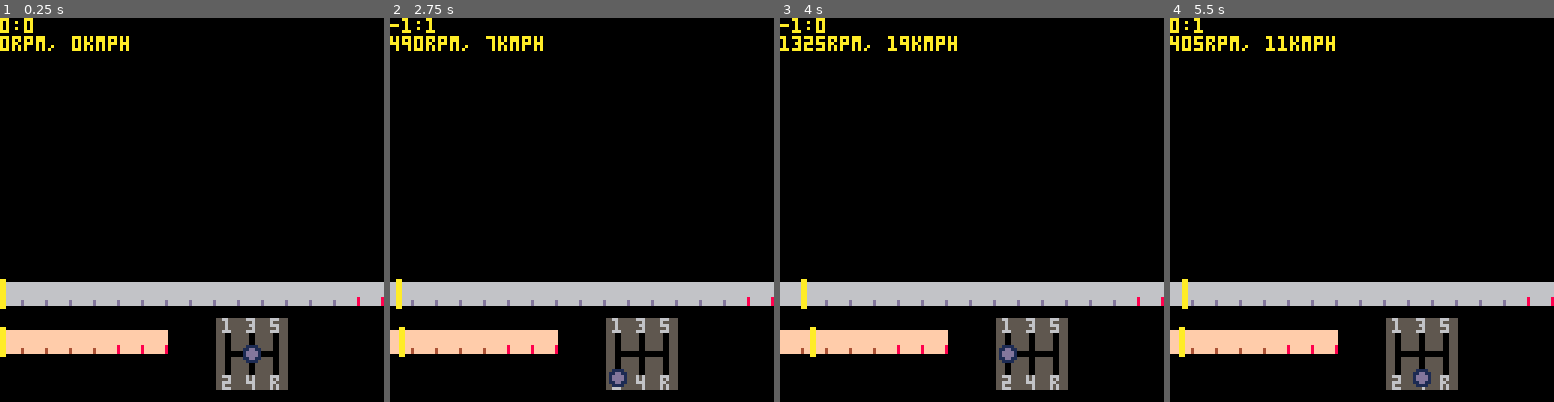
Above: before the commit, frames 1-4 (left to right).
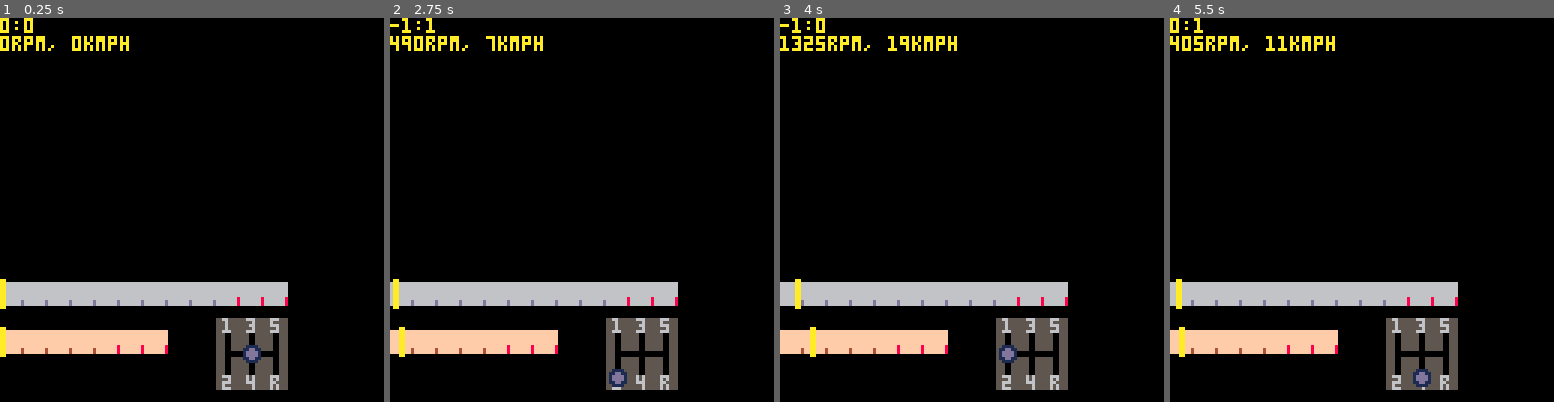
Above: after the commit, the same moments.

Repository: VedVid/PICOdrag
Game: PICO-8 cartridge picodrag.p8
Two runs of this game, one before a commit and one after it. Both use one fixed random seed, a clock stepped at 60 frames per second and the inputs below.
Inputs:
- Up to frame 1 (0.25 s): no input
- Up to frame 2 (2.75 s): hold Left 1.97-2.37 s; hold Down from 2.42 s (still down)
- Up to frame 3 (4 s): release Down at 2.82 s; hold Right 2.87-3.53 s; hold Up from 3.58 s (still down)
- Up to frame 4 (5.5 s): release Up at 4.08 s; hold Right 4.13-4.53 s; hold Down 4.58-5.08 s; hold Left from 5.13 s (still down)

The runs differ from the first frame. In frame 1, 1.6% of the frame differs, in the area x 61-100%, y 68-75%; in frame 2, 1.7%; in frame 3, 1.9%, in the area x 3-100%, y 67-76%; in frame 4, 1.9%.

Commit message:
Speedometer interval depends on the car. In Honda, one tile = 30km, in Abarth, one tile = 20 km

Diff:
--- a/picodrag.p8
+++ b/picodrag.p8
@@ -111,10 +111,10 @@
 
 function gauges_update(ui, car)
  -- speedometer
- -- 1 tile = 20 km
+ -- 1 tile = gauge_interval
  -- 1 tile = 8 px
  -- 1 px = 20 km / 8 px
- local px = 20 / 8
+ local px = car.speedometer_interval / 8
  local pos = flr(
   ui.speedometer.x + (
   car.current_speed / px))
@@ -322,7 +322,7 @@
  car.variant = "type r"
  car.engine = "2.0 vtec"
  car.year = 2020
- car.speedometer_interval = 20
+ car.speedometer_interval = 30
  car.horsepower = 320
  car.rpm_max = 6500
  car.speed_max_for_gauge = 280
